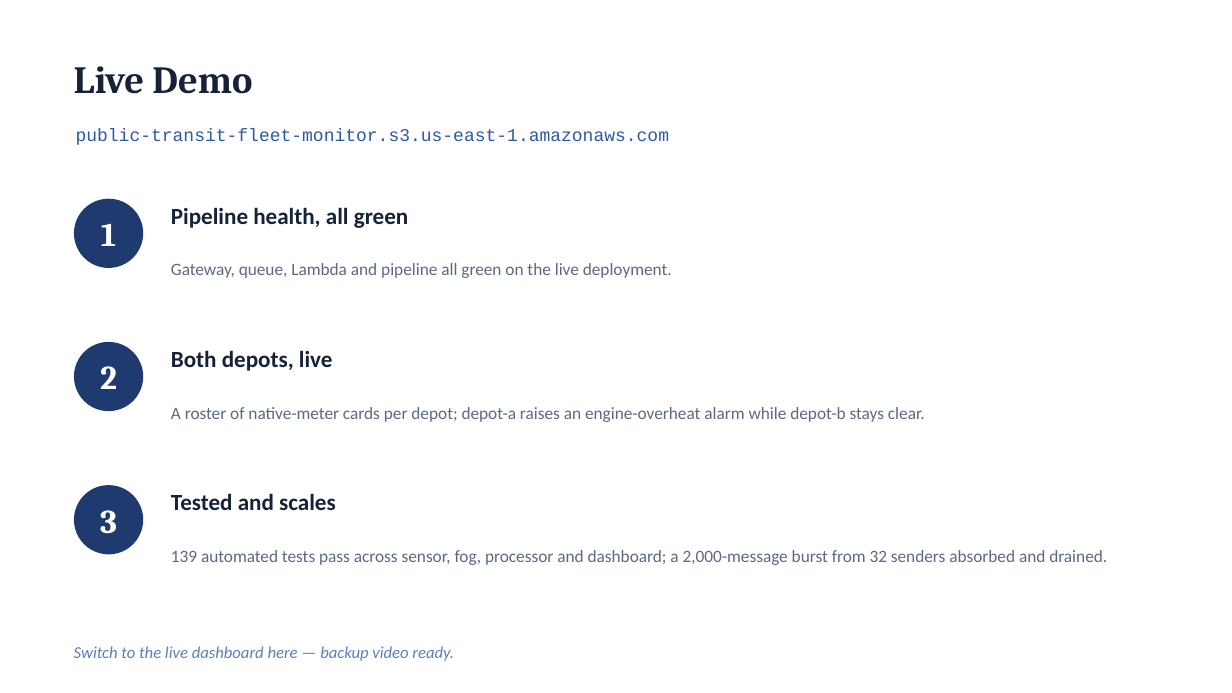
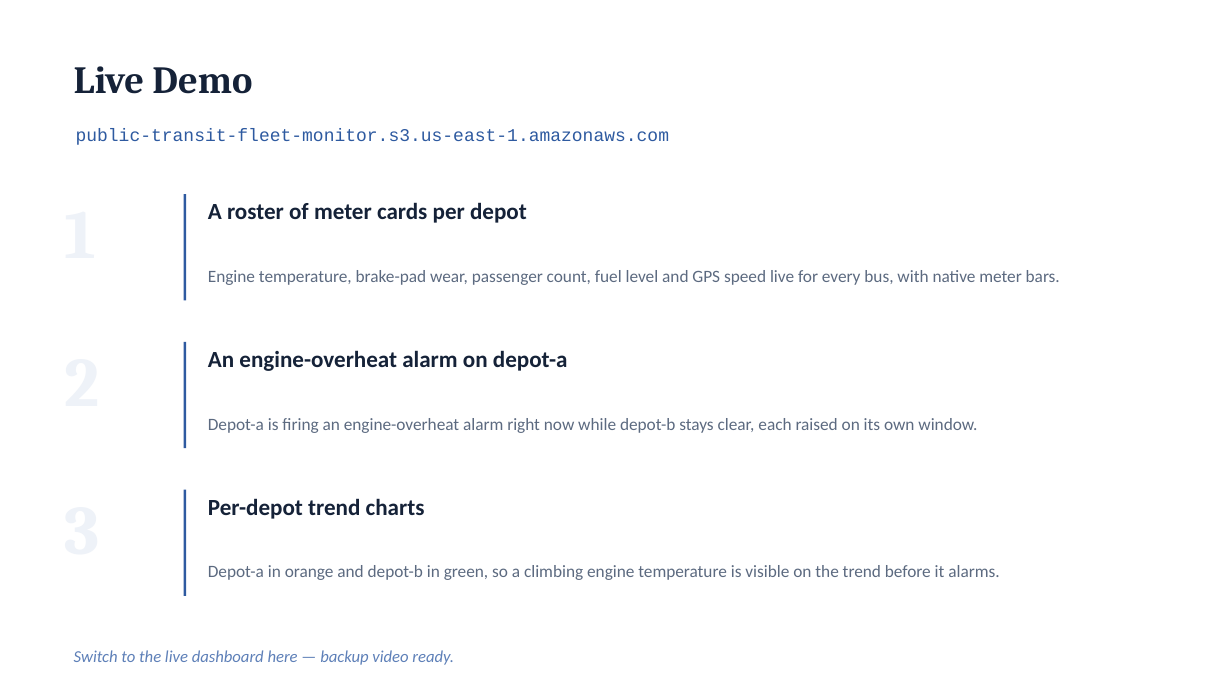
Before and after one commit to valletivarish/FEC_version_2, a slide deck: slide 3 of ppt/SumalathaKambhampati_X25156420_public-transit-fleet-monitoring.pptx. Drawn at 1232x693 pixels with LibreOffice and Linux fonts; fonts in the diff are those of the drawing. Boxes give left, top, right and bottom in pixels: in the first picture for what was removed or moved away, otherwise in the second. Text is boxed around its words. In the diff, an @@ line names an element or a change of style, - is before the commit and + after.

Commit message:
Give each of the 26 decks a distinct layout + meaningful demo content
Addresses three points: decks were structurally identical (only recolored);
the Live Demo slide had vague filler ('pipeline health, all green'); and only a
few colour schemes read as distinct.

- 26 distinct layout combinations: 4 title layouts (left / centered / split
  colour-block / kicker+lower-anchored) x 3 architecture diagrams (horizontal
  flow / snake two-row / edge+cloud grouped panels) x 3 demo layouts (numbered
  rows / three cards / ghost-number+divider) x 3 challenge layouts (stacked
  cards / side-by-side / label-left). No two decks share the same combo.
- Live Demo now shows each project's real best 2-3 features -- the actual signals
  on screen, the signature derived view (fire-risk dial, efficiency heatmap,
  A-F grade, capacity tier, integrity index, colony verdict, power-state), and a
  real alert firing with its specific number -- not generic health/test/burst lines.
- 26 distinct topic-matched palettes (26 unique backgrounds) + rotating safe fonts.

Still the lecturer's 4-slide content spec (Title+Motivation, one architecture
diagram, Demo, Challenge+fix). All 26 validate and render clean (worst-case long
text checked in the narrow side-by-side layout). All 52 deliverables staged in tmp/.

```diff
--- a/ppt/SumalathaKambhampati_X25156420_public-transit-fleet-monitoring.pptx
+++ b/ppt/SumalathaKambhampati_X25156420_public-transit-fleet-monitoring.pptx
@@ ellipse removed at [74,199,143,268] @@
@@ line added from (185, 194) to (185, 300), #2E5AA0 2 pt @@
@@ text at [208,202,527,223]: text changed @@
-Pipeline health, all green
+A roster of meter cards per depot
@@ text removed at [101,223,116,246] @@
-1
@@ text at [208,270,1060,285]: text changed @@
-Gateway, queue, Lambda and pipeline all green on the live deployment.
+Engine temperature, brake-pad wear, passenger count, fuel level and GPS speed live for every bus, with native meter bars.
@@ ellipse removed at [74,342,143,411] @@
@@ line added from (185, 342) to (185, 448), #2E5AA0 2 pt @@
@@ text at [208,350,568,371]: text changed @@
-Both depots, live
+An engine-overheat alarm on depot-a
@@ text removed at [100,366,117,389] @@
-2
@@ text at [208,418,977,433]: text changed @@
-A roster of native-meter cards per depot; depot-a raises an engine-overheat alarm while depot-b stays clear.
+Depot-a is firing an engine-overheat alarm right now while depot-b stays clear, each raised on its own window.
@@ ellipse removed at [74,485,143,555] @@
@@ line added from (185, 490) to (185, 596), #2E5AA0 2 pt @@
@@ text at [208,498,425,519]: text changed @@
-Tested and scales
+Per-depot trend charts
@@ text removed at [100,510,117,534] @@
-3
@@ text at [208,565,999,580]: text changed @@
-139 automated tests pass across sensor, fog, processor and dashboard; a 2,000-message burst from 32 senders absorbed and drained.
+Depot-a in orange and depot-b in green, so a climbing engine temperature is visible on the trend before it alarms.
@@ text "Switch to the live dashboard ...": place and size @@
-text "Switch to the live dashboard ..." at [74,646,454,661]
+text "Switch to the live dashboard ..." at [74,650,454,665]
```
Also in this commit, not shown: 3 other slides changed, 28 other files.
